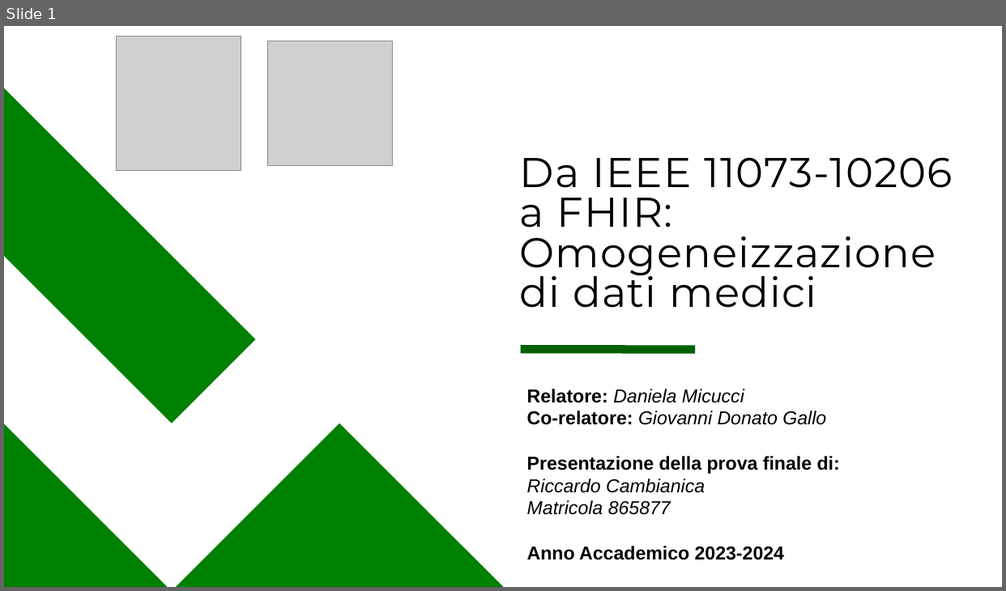
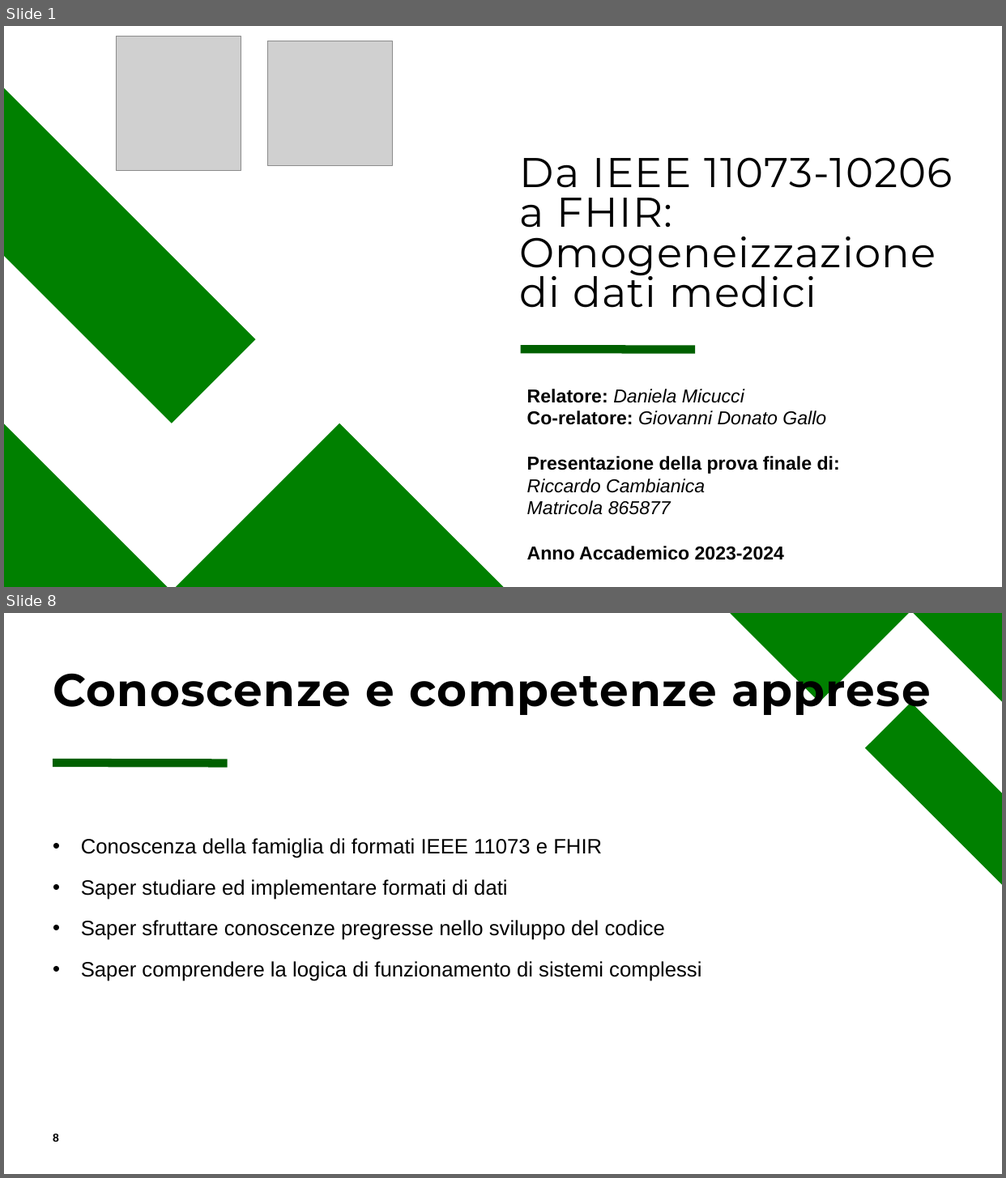
Before and after one commit to rcambianica/Stage, a slide deck: Relazione/Da IEEE 11073-10206 a FHIR.pptx. Shown one above the other, each under a label of ours: slide 1 before the commit, slides 1 and 8 after it; the slides between them are not shown. The pictures are 1006x591 and 1006x1178 pixels, drawn with LibreOffice and Linux fonts; fonts in the diff are those of the drawing; grey boxes stand for pictures. Boxes give left, top, right and bottom in pixels: in the first picture for what was removed or moved away, otherwise in the second. Text is boxed around its words. In the diff, an @@ line names an element or a change of style, - is before the commit and + after.

```diff
--- a/Relazione/Da IEEE 11073-10206 a FHIR.pptx
+++ b/Relazione/Da IEEE 11073-10206 a FHIR.pptx
@@ slide 8 added at (4,613,1002,1174), background #FFFFFF @@
@@ freeform shape added at (731,613,909,702), fill #008000 @@
@@ freeform shape added at (914,613,1002,702), fill #008000 @@
@@ title added at (53,662,930,717), 44 pt, text #000000, bold @@
+Conoscenze e competenze apprese
@@ freeform shape added at (865,702,1002,884), fill #008000 @@
@@ line added from (53, 763) to (227, 764), #006000 8 pt @@
@@ text added at (81,838,701,982), 20 pt, text #000000 @@
+• Conoscenza della famiglia di formati IEEE 11073 e FHIR
+• Saper studiare ed implementare formati di dati
+• Saper sfruttare conoscenze pregresse nello sviluppo del codice
+• Saper comprendere la logica di funzionamento di sistemi complessi
@@ page number added at (53,1134,59,1142), 11 pt, text #000000, bold @@
+8
```
Also in this commit, not shown: 4 slides changed, 2 other slides added, 2 slides removed, 10 other files.
